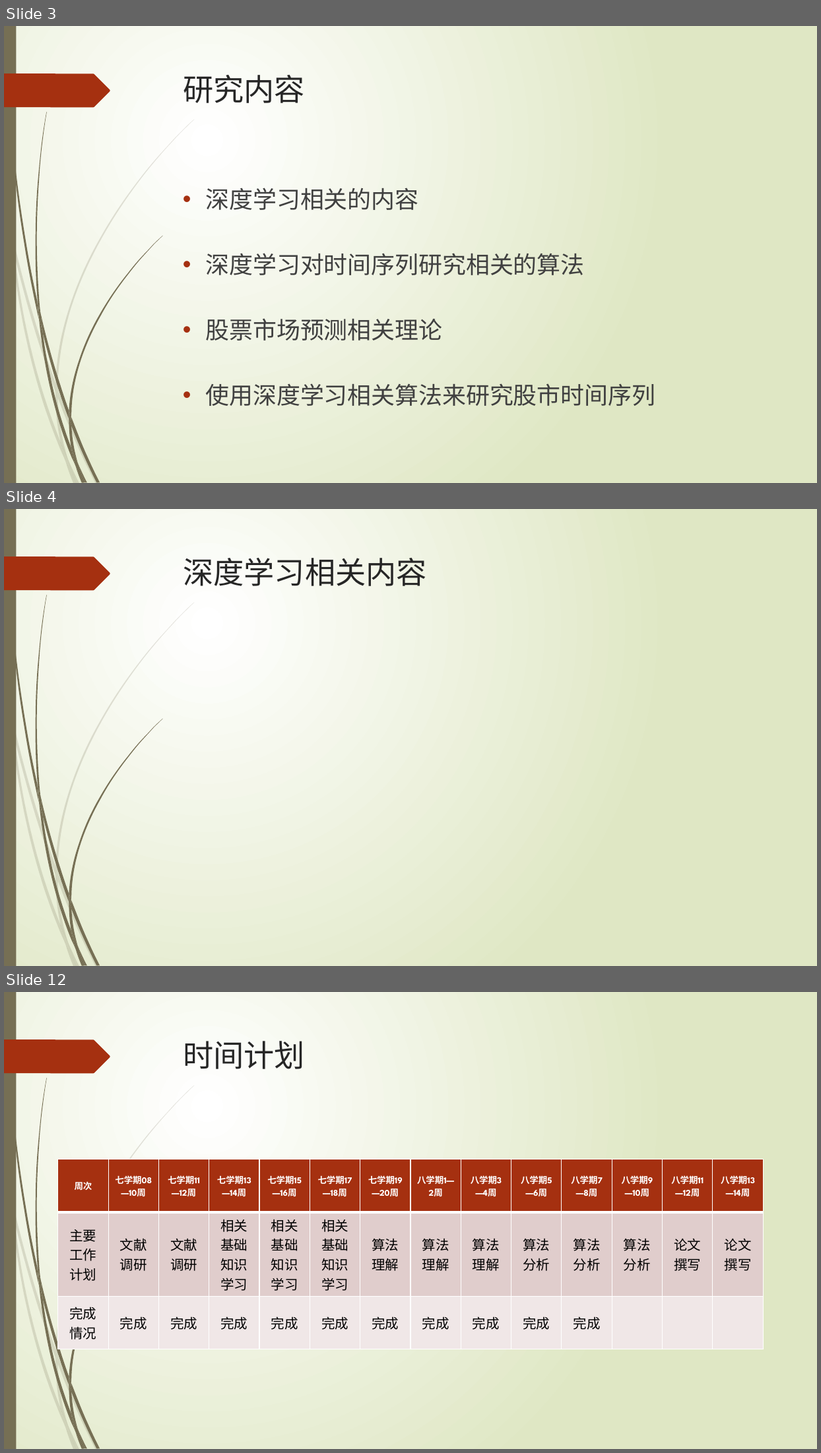
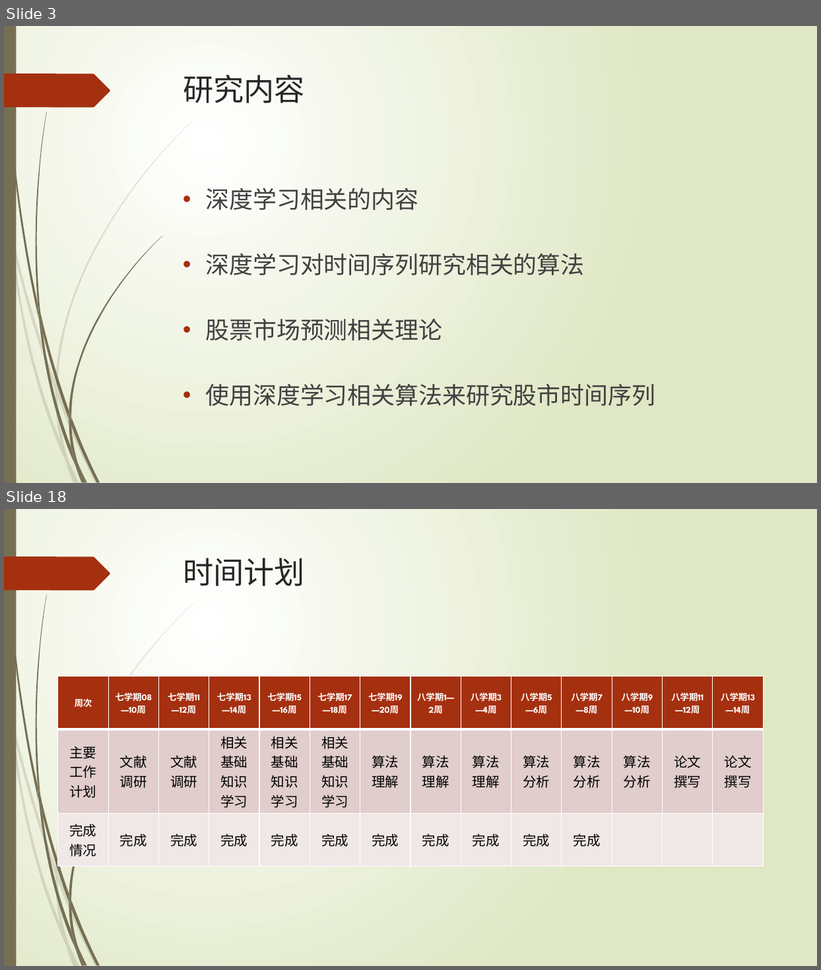
Before and after one commit to KylinJackson/Thesis, a slide deck: show/中期答辩.pptx. Shown one above the other, each under a label of ours: slides 3, 4 and 12 before the commit, slides 3 and 18 after it; the slides between them are not shown. The pictures are 821x1453 and 821x970 pixels, drawn with LibreOffice and Linux fonts; fonts in the diff are those of the drawing. Boxes give left, top, right and bottom in pixels: in the first picture for what was removed or moved away, otherwise in the second. Text is boxed around its words. In the diff, an @@ line names an element or a change of style, - is before the commit and + after.

```diff
--- a/show/中期答辩.pptx
+++ b/show/中期答辩.pptx
@@ slide 4 removed at (x1=4, y1=509, x2=817, y2=966), background gradient #FFFFFF to #DFE8C4; not listed: 24 template elements that a slide beside it also shows @@
@@ title removed at (x1=183, y1=558, x2=427, y2=586) @@
-深度学习相关内容
@@ what was slide 12 is now slide 18 @@
```
Also in this commit, not shown: 7 slides changed, 7 slides added, 7 other files.
